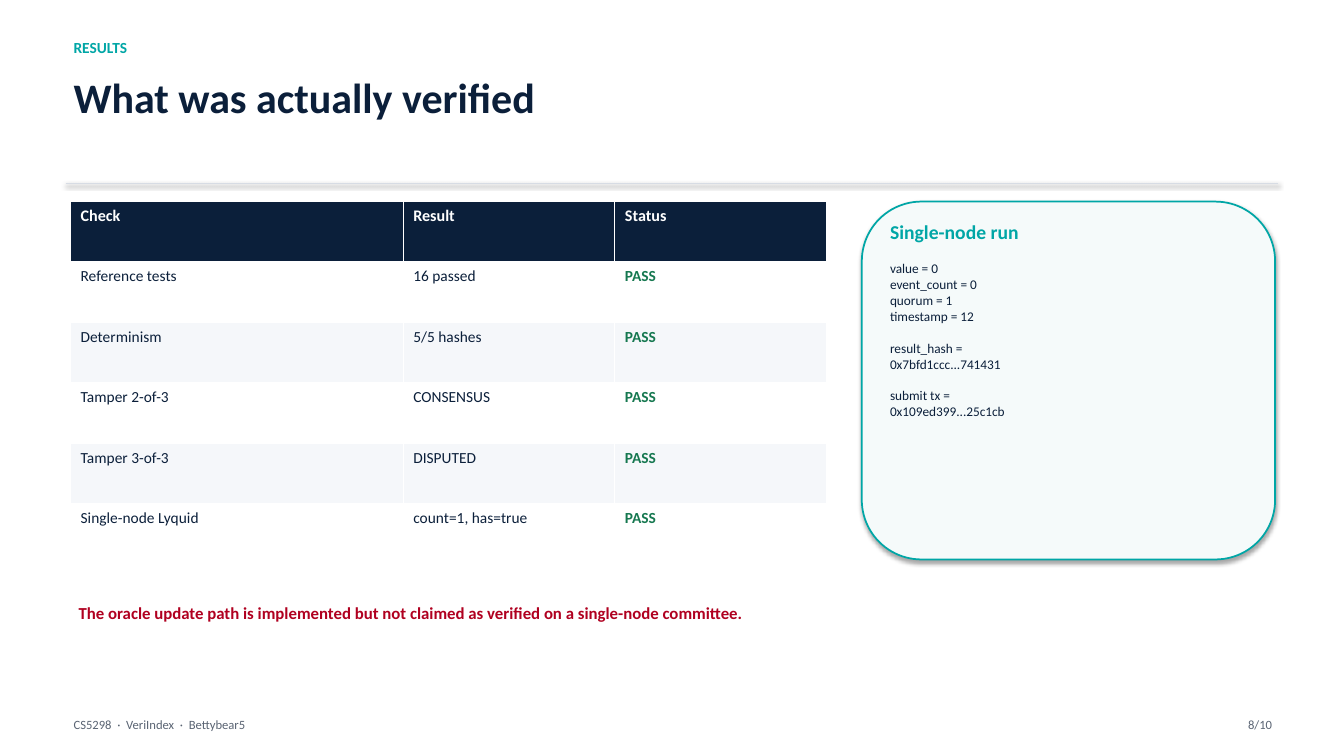
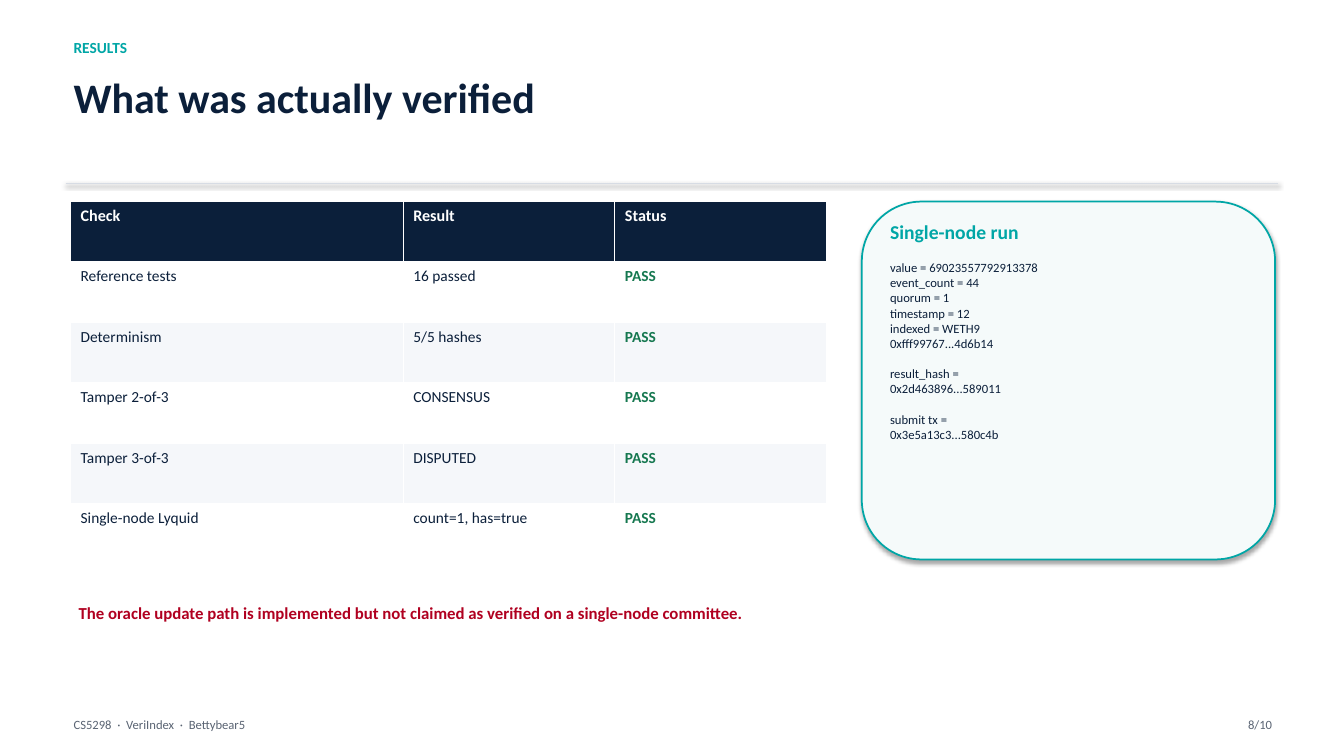
Before and after one commit to Bettybear5/CS5298-VeriIndex, a slide deck: slide 8 of presentation/CS5298_VeriIndex_Presentation.pptx. Drawn at 1344x756 pixels with LibreOffice and Linux fonts; fonts in the diff are those of the drawing. Boxes give left, top, right and bottom in pixels: in the first picture for what was removed or moved away, otherwise in the second. Text is boxed around its words. In the diff, an @@ line names an element or a change of style, - is before the commit and + after.

Commit message:
slides: update results and demo with WETH events

```diff
--- a/presentation/CS5298_VeriIndex_Presentation.pptx
+++ b/presentation/CS5298_VeriIndex_Presentation.pptx
@@ text at (x1=890, y1=263, x2=1038, y2=439): text changed; size 9.5 to 9 pt @@
-value = 0
-event_count = 0
-quorum = 1
-timestamp = 12
-result_hash =
-0x7bfd1ccc...741431
-submit tx =
-0x109ed399...25c1cb
+value = 69023557792913378
+event_count = 44
+quorum = 1
+timestamp = 12
+indexed = WETH9
+0xfff99767...4d6b14
+result_hash =
+0x2d463896...589011
+submit tx =
+0x3e5a13c3...580c4b
```
Also in this commit, not shown: 1 other slide changed.
